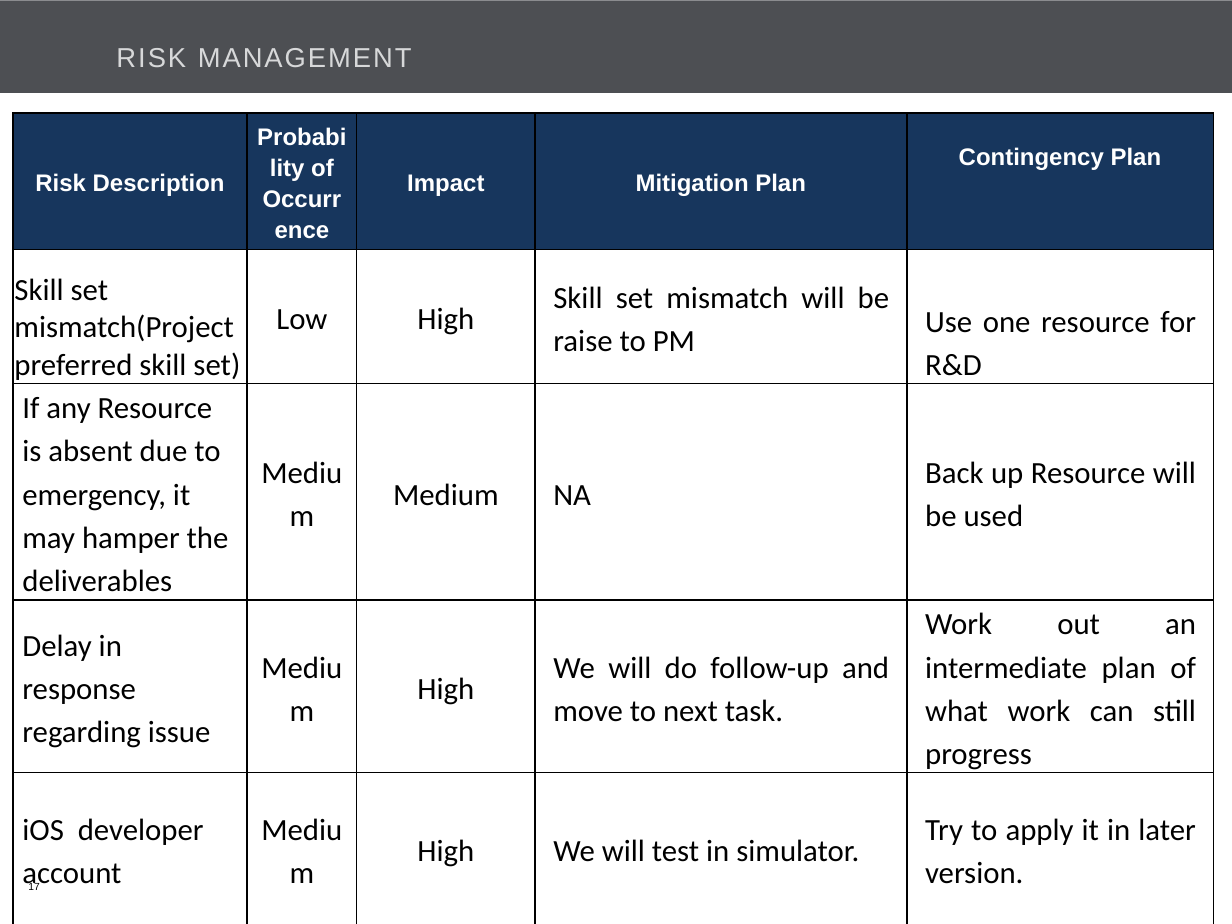
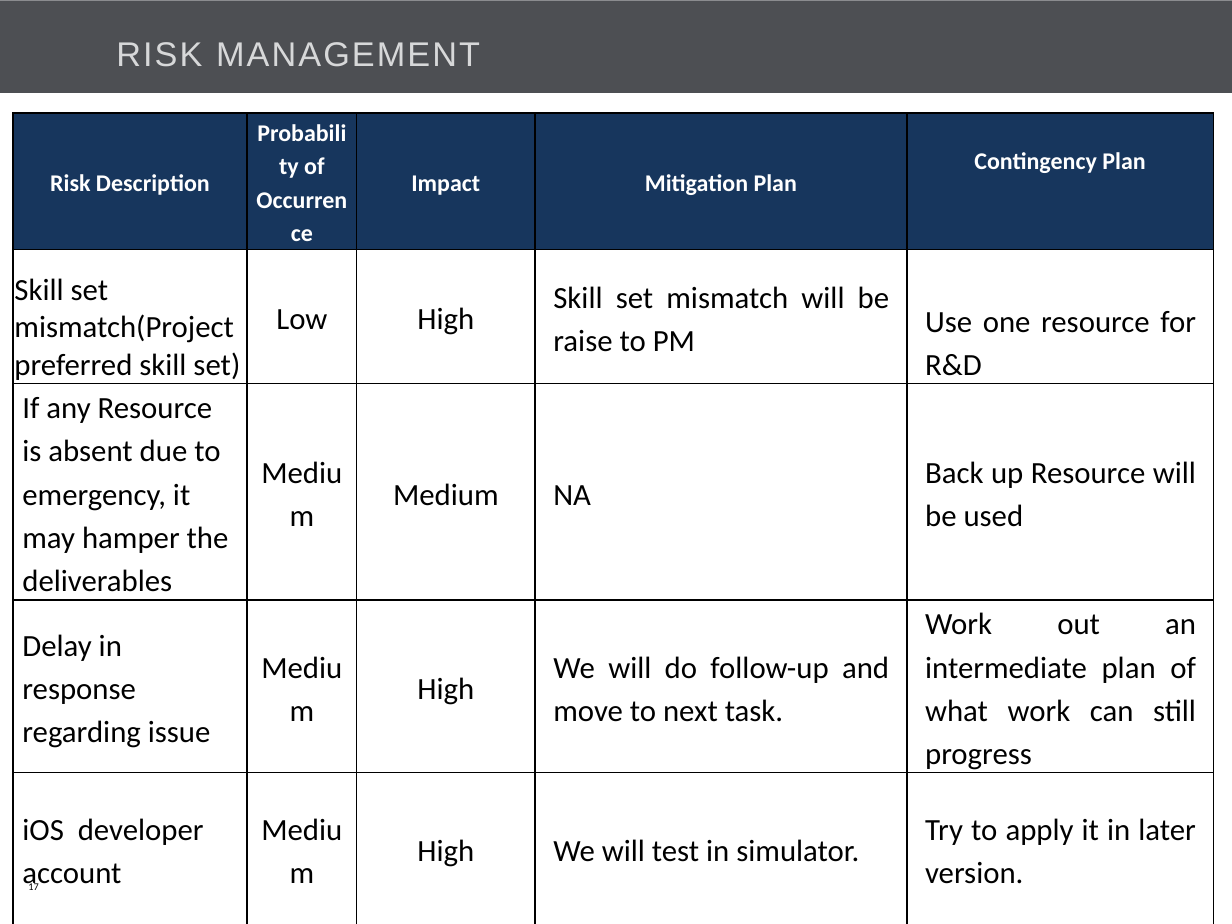
Before and after one commit to Bajarangi/demo, a slide deck: slide 17 of trunk/EasiCab/Documents/EASiCab_POC_kick off.pptx. Drawn at 1232x924 pixels with LibreOffice and Linux fonts; fonts in the diff are those of the drawing; background and template pictures are left out. Boxes give left, top, right and bottom in pixels: in the first picture for what was removed or moved away, otherwise in the second. Text is boxed around its words. In the diff, an @@ line names an element or a change of style, - is before the commit and + after.

```diff
--- a/trunk/EasiCab/Documents/EASiCab_POC_kick off.pptx
+++ b/trunk/EasiCab/Documents/EASiCab_POC_kick off.pptx
@@ title "RISK MANAGEMENT" at <box>116,42,480,67</box>: size 16 to 20 pt @@
@@ table at <box>14,113,1215,914</box> @@
@@ font Arial to Calibri in "Risk Description", "Probability of Occurrence", "Impact", "Mitigation Plan" and 1 more places @@
@@ page number at <box>28,882,38,890</box>: font Arial to Calibri @@
```
Also in this commit, not shown: 19 other slides changed, 1 slide added.
